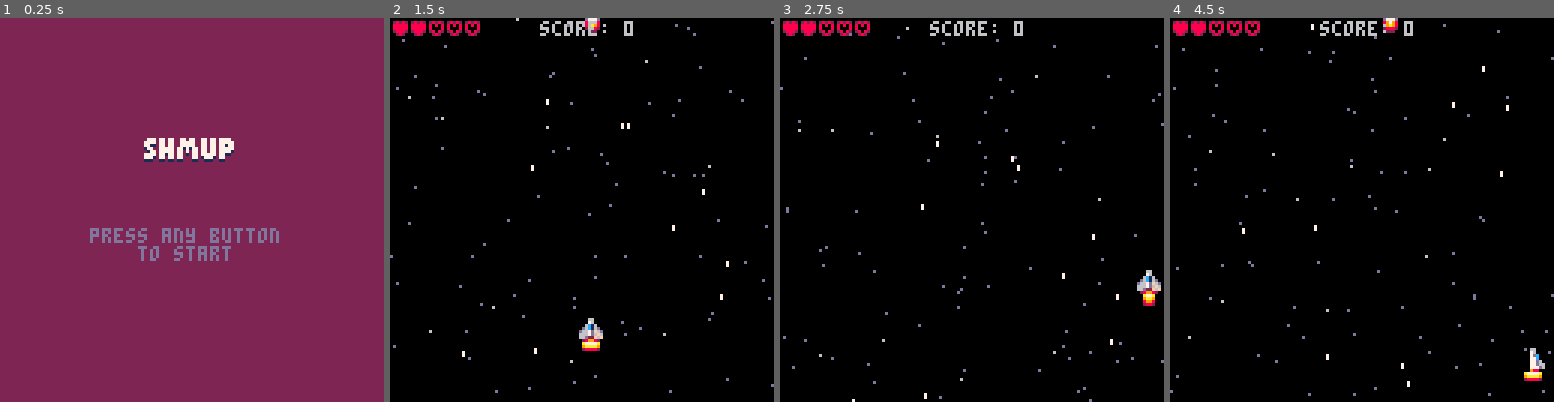
Above: before the commit, frames 1-4 (left to right).
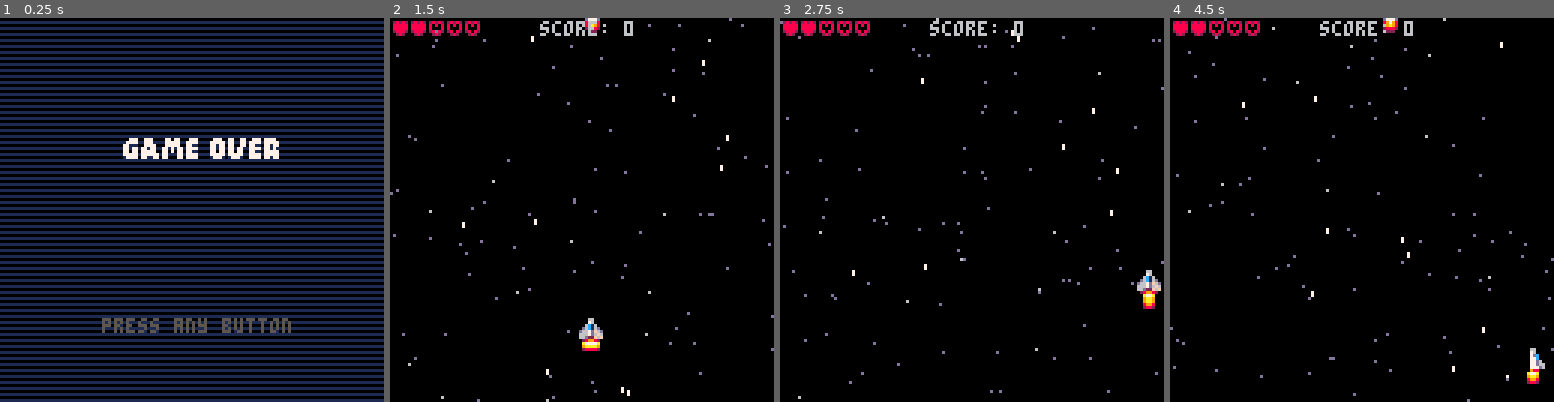
Above: after the commit, the same moments.

Repository: jimmac/pico-shed
Game: PICO-8 cartridge shmup.p8
Two runs of this game, one before a commit and one after it. Both use one fixed random seed, a clock stepped at 60 frames per second and the inputs below.
Inputs:
- Up to frame 1 (0.25 s): no input
- Up to frame 2 (1.5 s): tap X (X key) at 0.33, 1.07 s; tap O (Z key) at 0.7 s
- Up to frame 3 (2.75 s): hold Right 1.6-2.1 s; tap O (Z key) at 1.7, 2.1, 2.5 s; tap X (X key) at 1.85 s; hold Up 2.15-2.42 s; hold Right from 2.47 s (still down)
- Up to frame 4 (4.5 s): tap O (Z key) every 0.4 s from 2.9 to 4.1 s; tap X (X key) at 2.97, 4.08 s; release Right at 3.03 s; hold Left 3.08-3.58 s; hold Down 3.63-3.97 s; hold Right from 4.02 s (still down)

The runs differ from the first frame. In frame 1, 99% of the frame differs, in the area x 0-100%, y 0-100%; in frame 2, 1.3%; in frame 3, 1.4%; in frame 4, 1.4%.

Commit message:
fancier logo
- large sprite logo
- can't get the splat jitter slowly

Diff:
--- a/shmup.p8
+++ b/shmup.p8
@@ -9,14 +9,20 @@
  poke(0x5600,unpack(split"6,8,10,0,0,1,0,0,0,0,0,0,0,0,0,0,101,0,16,96,102,112,118,6,112,0,0,0,0,102,112,112,16,0,112,7 …(3078 unchanged characters)…
  fr=0
  score=0
-
-	mode="start"
-	--mode="game"
+ blinkt=0
+ splat=splat()
+
+	--mode="start"
+	mode="end"
 end
 
 function _update60 ()
+  blinkt+=1
+
   if mode=="game" then
 	  update_game()
+	 elseif mode=="end" then
+	  update_end()
 	 else
 	 --start
 	 	update_start()
@@ -26,6 +32,8 @@
 function _draw ()
   if mode=="game" then
 	  draw_game()
+	 elseif mode=="end" then
+	  draw_end()
 	 else
 	 --start
 	 	draw_start()
@@ -103,6 +112,51 @@
     flash-=1
   end
 end
+
+--nicer labels
+function blink()
+ local cols={5,5,5,5,5,5,
+ 												5,5,5,5,5,5,
+ 												5,5,5,5,5,5,
+ 												10,10,10,10,10,10,
+ 												7,7,7,7,7,7,
+ 												7,7,7,7,7,7}
+
+	if blinkt>#cols then
+		blinkt=0
+	end
+
+	return cols[blinkt+1]
+end
+
+function splat()
+ local tbl={}
+ for i=1,20 do
+	 tbl[i]={}
+ 	tbl[i]["x"]=60-rnd(40)+rnd(40)
+ 	tbl[i]["y"]=45-rnd(20)+rnd(20)
+ 	tbl[i]["r"]=4+rnd(8)
+ end
+
+	return tbl
+end
+
+function draw_logo(l)
+ --background
+ --jitter=1+rnd(0.01)
+ jitter=1
+
+ for i=1,#splat do
+ 	circfill(splat[i]["x"]*jitter,
+ 	         splat[i]["y"]*jitter,
+ 	         splat[i]["r"],
+ 	         8)
+ end
+	if l==1 then
+		 spr(64,0,36,16,4)
+	end
+
+end
 -->8
 --update
 function update_game()
@@ -156,7 +210,11 @@
 	end
 end
 
-
+function update_end()
+	if btnp(❎) or btnp(🅾️) then
+		mode="start"
+	end
+end
 -->8
 --draw
 
@@ -180,159 +238,249 @@
 
 function draw_start()
 	cls(2)
-	print("\14 shmup",45,41,1)
-	print("\14 shmup",45,40,7)
+	draw_logo(1)
 
 	print("press any button\
-    to start", 30,70,13)
-end
-…(150 lines of a section not shown)…
+    to start", 30,100,blink())
+end
+
+function draw_end()
+ for i=0,128 do
+   for j=0,128 do
+   	--pset(i,j,pixels[i*j])
+   	if (j%2==0) then
+   		pset(i,j,0)
+   	else
+   	 pset(i,j,1)
+   	end
+   end
+ end
+
+	print("\14 game over",38,41,1)
+	print("\14 game over",38,40,7)
+
+	print("press any button", 34,101,1)
+	print("press any button", 34,100,blink())
+end
+…(222 lines of a section not shown)…
Not shown, changed: 144 lines of the sprite sheet (__gfx__) section of shmup.p8
Not shown, removed: pixeldude.png
